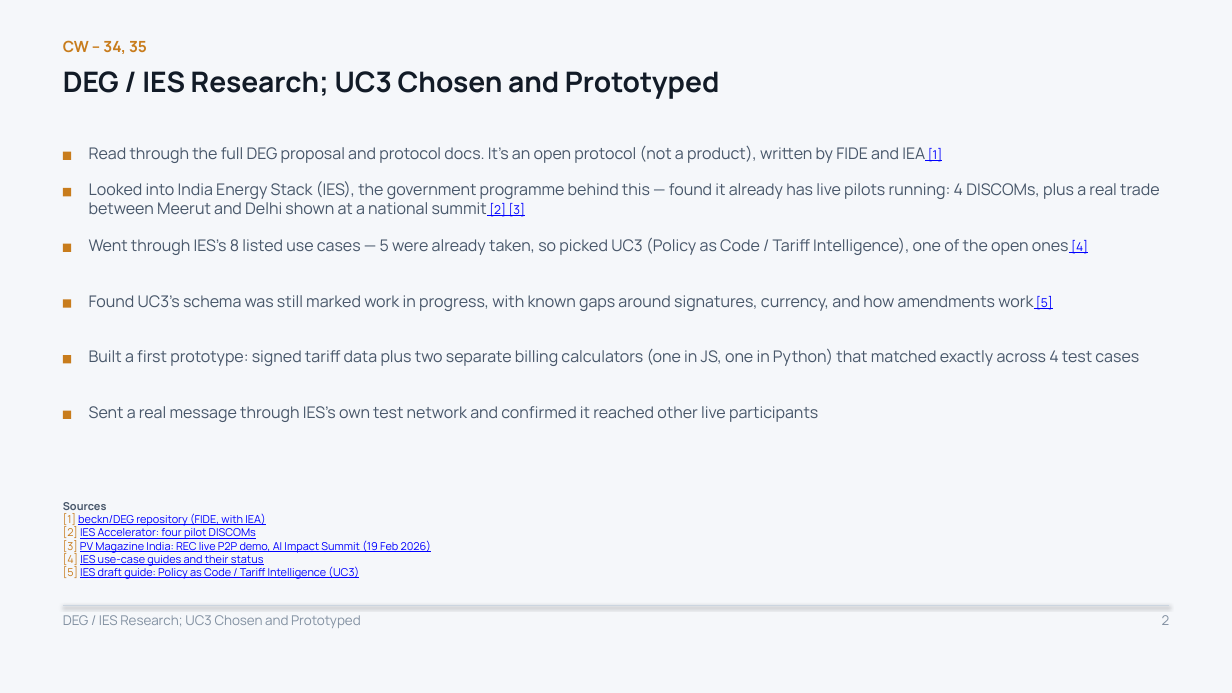
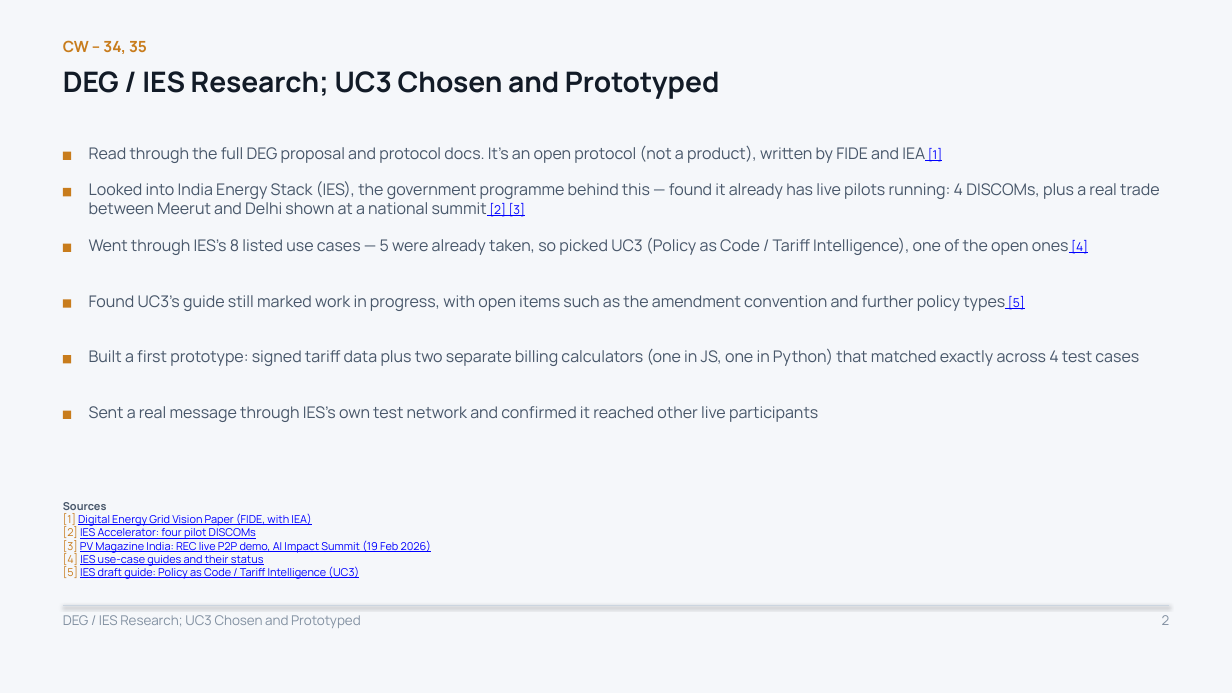
Before and after one commit to Sanjay-dev22/personal-deg, a slide deck: slide 2 of work-record/DEG-IES-Weekly-Update-Group-Meeting.pptx. Drawn at 1232x693 pixels with LibreOffice and Linux fonts; fonts in the diff are those of the drawing. Boxes give left, top, right and bottom in pixels: in the first picture for what was removed or moved away, otherwise in the second. Text is boxed around its words. In the diff, an @@ line names an element or a change of style, - is before the commit and + after.

```diff
--- a/work-record/DEG-IES-Weekly-Update-Group-Meeting.pptx
+++ b/work-record/DEG-IES-Weekly-Update-Group-Meeting.pptx
@@ text at (x1=89, y1=295, x2=1025, y2=311): text changed @@
-Found UC3's schema was still marked work in progress, with known gaps around signatures, currency, and how amendments work [5]
+Found UC3's guide still marked work in progress, with open items such as the amendment convention and further policy types [5]
@@ text at (x1=63, y1=513, x2=311, y2=527): text changed @@
-[1] beckn/DEG repository (FIDE, with IEA)
+[1] Digital Energy Grid Vision Paper (FIDE, with IEA)
```
Also in this commit, not shown: 3 other slides changed, 1 other file.
